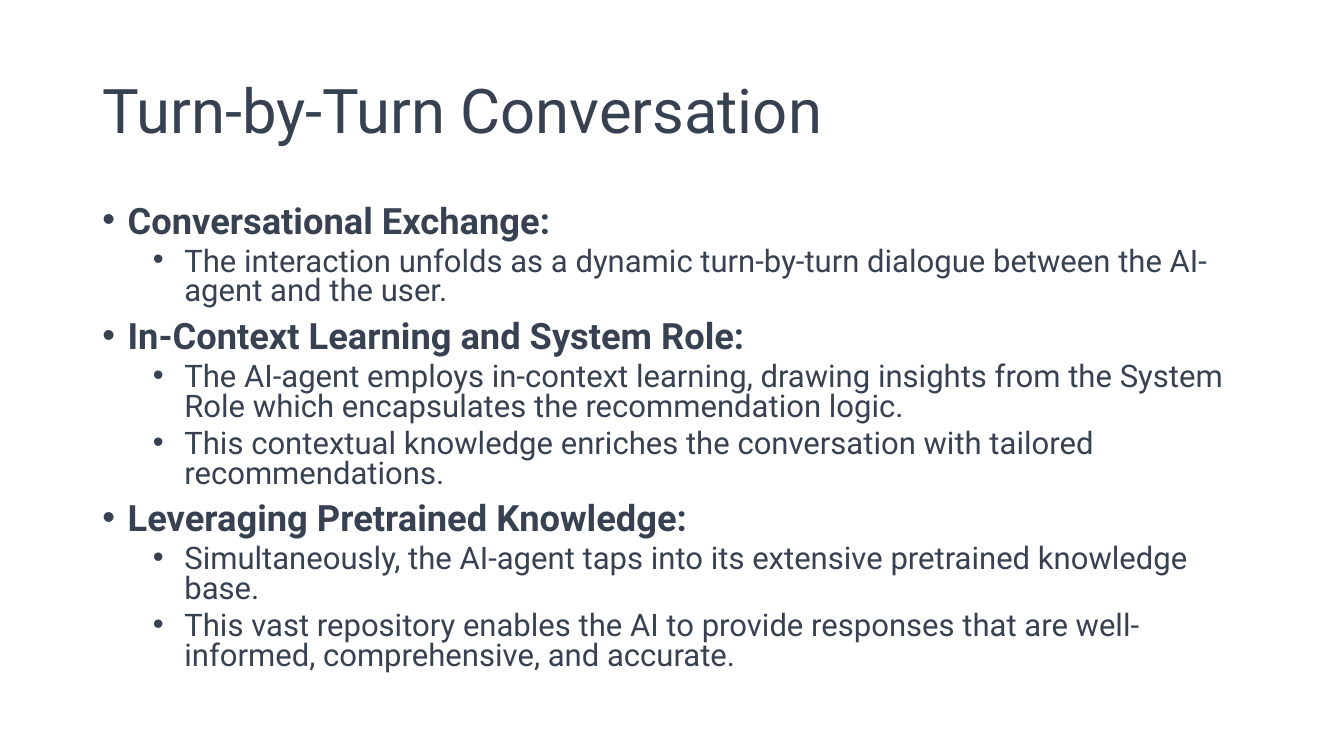
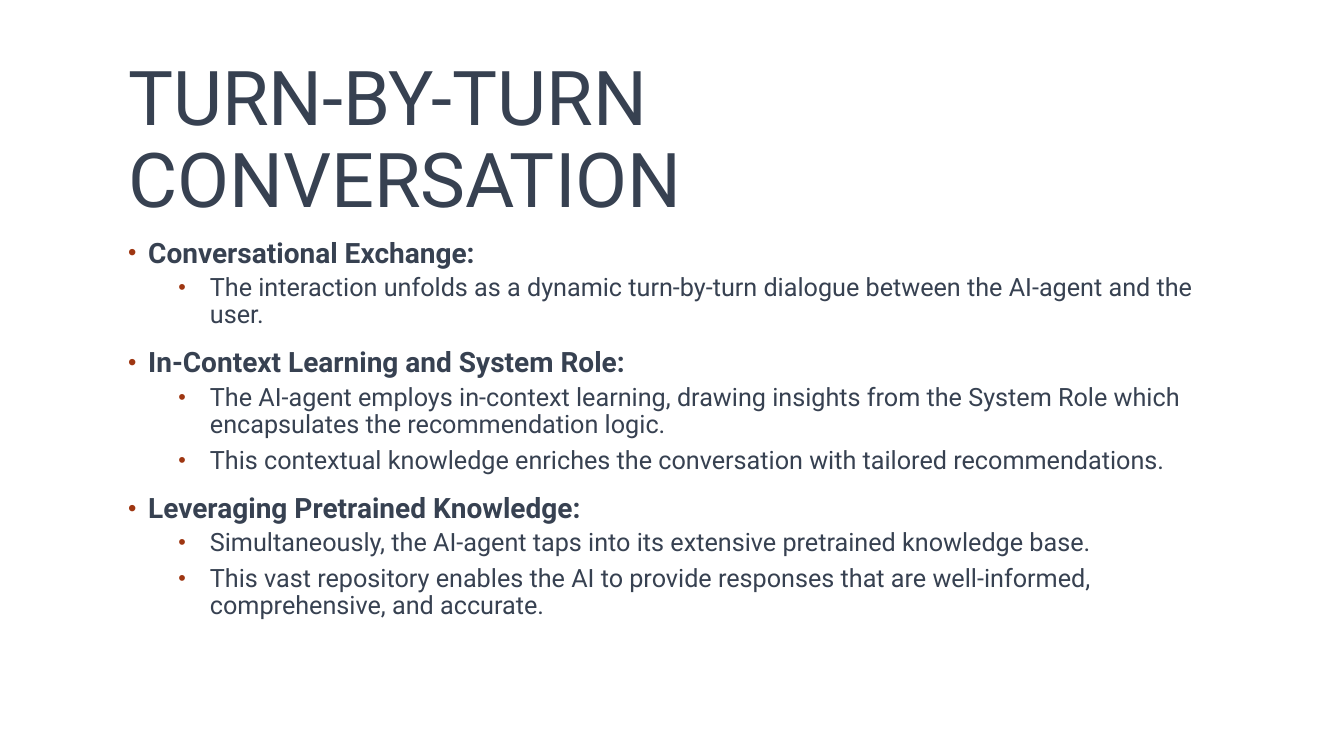
Before and after one commit to AndrewWooo/LLM_AI_Mavericks, a slide deck: slide 10 of chatbot-backend/team 8 AI Mavericks_v2_20230813.pptx. Drawn at 1344x756 pixels with LibreOffice and Linux fonts; fonts in the diff are those of the drawing; background and template pictures are left out. Boxes give left, top, right and bottom in pixels: in the first picture for what was removed or moved away, otherwise in the second. Text is boxed around its words. In the diff, an @@ line names an element or a change of style, - is before the commit and + after.

```diff
--- a/chatbot-backend/team 8 AI Mavericks_v2_20230813.pptx
+++ b/chatbot-backend/team 8 AI Mavericks_v2_20230813.pptx
@@ title at (128,71,681,208): text changed; size 44 to 54 pt @@
-Turn-by-Turn Conversation
+TURN-BY-TURN CONVERSATION
@@ text "Conversational Exchange:": place and size @@
-text "Conversational Exchange:" at (128,206,1223,673)
+text "Conversational Exchange:" at (148,242,1192,619)
@@ text "Conversational Exchange:" at (148,242,1192,619): size 25.9 to 20 pt in "Conversational Exchange:", "In-Context Learning and System Role:", "Leveraging Pretrained Knowledge:"; size 22.2 to 18 pt in "The interaction unfolds as a dynamic turn-by-turn ...", "The AI-agent employs in-context learning, drawing insights ...", "This contextual knowledge enriches the conversation with ...", "Simultaneously, the AI-agent taps into its extensive ..." and 1 more places; indent changed; line spacing 0.8 to 0.9; more space between paragraphs @@
```
Also in this commit, not shown: 17 other slides changed, 1 slide added, 1 slide removed.
